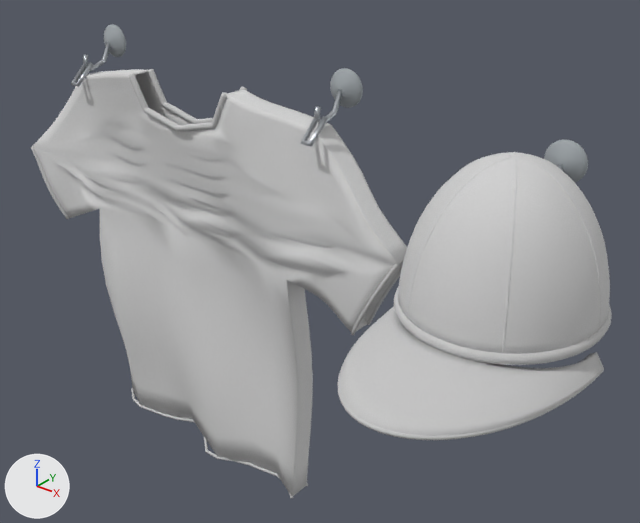
What one commit did to the glTF model public/models/counter-apparel.glb.
Before and after are seen from a 50 mm lens placed at (2.4, -3.04, 3.08), pointed at (0.14, -0.21, 1.33). Arrows for +X, +Y and +Z are at lower left; the lights stay in place. The first picture is the older version. Vertices at exactly the same position are counted once.

The scene before the commit, as lines of its bpy script (objects in view):
```python
me_cap_six_panel_crown = bpy.data.meshes.new('Cap_six_panel_crown')
me_cap_six_panel_crown.from_pydata(...)  # 3098 vertices, 6164 faces; spans x 0.782..1.518, y -0.816..-0.038, z 1.542..2.107
me_cap_six_panel_crown.materials.append(mat_captwill)
me_glass_suction_pad = bpy.data.meshes.new('Glass_suction_pad')
me_glass_suction_pad.from_pydata(...)  # 480 vertices, 948 faces; spans x -1.5..1.24, y -0.05..0.0, z 1.88..2.16
me_glass_suction_pad.materials.append(mat_suctionrubber)
me_neck_rib_1 = bpy.data.meshes.new('Neck_rib-1')
me_neck_rib_1.from_pydata(...)  # 3226 vertices, 6412 faces; spans x -1.9..1.56, y -1.24..-0.03, z -0.01..2.04
me_neck_rib_1.materials.append(mat_ribandstitch)
me_nickel_j_hook = bpy.data.meshes.new('Nickel_J_hook')
me_nickel_j_hook.from_pydata(...)  # 184 vertices, 348 faces; spans x -1.43..1.16, y -0.31..-0.03, z 1.84..2.09
me_nickel_j_hook.materials.append(mat_satinnickel)
ob_captwill = bpy.data.objects.new('CapTwill', me_cap_six_panel_crown)
ob_captwill.location = (0.0, 0.0, 0.0)
ob_ribandstitch = bpy.data.objects.new('RibAndStitch', me_neck_rib_1)
ob_ribandstitch.location = (0.0, 0.0, 0.0)
ob_satinnickel = bpy.data.objects.new('SatinNickel', me_nickel_j_hook)
ob_satinnickel.location = (0.0, 0.0, 0.0)
ob_suctionrubber = bpy.data.objects.new('SuctionRubber', me_glass_suction_pad)
ob_suctionrubber.location = (0.0, 0.0, 0.0)
# also in view: 'ShirtCotton' at (-0.65, -0.2, 1.01)
```
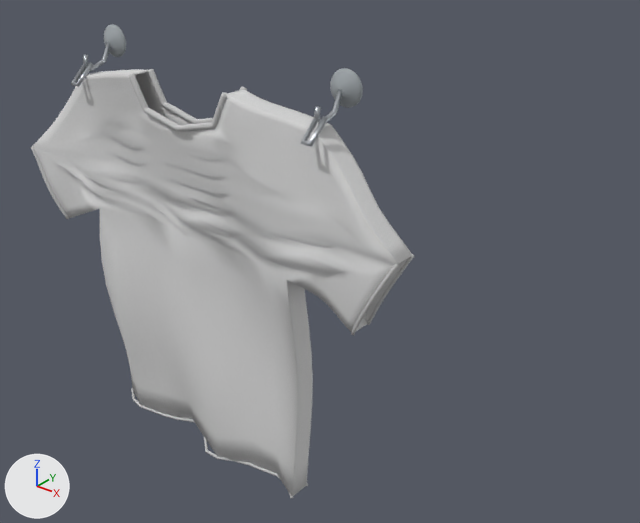
The change in detail:
me_neck_rib_1 is used by ob_ribandstitch; location (0.0, 0.0, 0.0).
me_neck_rib_1 had 3226 vertices, 6412 faces and spanned x -1.9..1.56, y -1.24..-0.03, z -0.01..2.04.
me_neck_rib_1 now has 1856 vertices, 3680 faces and spans x -1.9..0.6, y -0.34..-0.06, z -0.01..2.04.
me_neck_rib_1 part 1: the loose piece of 594 vertices spanning x 0.74..1.56, y -1.23..-0.43, z 1.42..1.54 is deleted.
me_neck_rib_1 part 2: the loose piece of 512 vertices spanning x 0.77..1.53, y -0.83..-0.03, z 1.52..1.57 is deleted.
me_neck_rib_1 part 3: the loose piece of 264 vertices spanning x 0.75..1.55, y -1.24..-0.43, z 1.42..1.48 is deleted.
me_glass_suction_pad is used by ob_suctionrubber; location (0.0, 0.0, 0.0).
me_glass_suction_pad had 480 vertices, 948 faces and spanned x -1.5..1.24, y -0.05..0.0, z 1.88..2.16.
me_glass_suction_pad now has 320 vertices, 632 faces and spans x -1.5..0.2, y -0.05..0.0, z 2.0..2.16.
me_glass_suction_pad part 4: the loose piece of 160 vertices spanning x 1.07..1.24, y -0.05..0.0, z 1.88..2.06 is deleted.
Object 'CapTwill' (ob_captwill) is deleted.

What differs and where, as boxes (x1, y1, x2, y2) in the pictures (640 x 523 px):
'CapTwill', deleted: before (398, 152, 610, 354)
'RibAndStitch', reshaped (34% narrower): before (31, 69, 612, 499); after (31, 69, 414, 499)
'SuctionRubber', reshaped (46% narrower, 47% shorter): before (104, 24, 588, 182); after (104, 24, 363, 108)
part 1 of me_neck_rib_1, deleted: before (339, 306, 604, 435)
part 2 of me_neck_rib_1, deleted: before (394, 286, 612, 365)
part 3 of me_neck_rib_1, deleted: before (337, 367, 604, 440)
part 4 of me_glass_suction_pad, deleted: before (544, 139, 588, 182)
